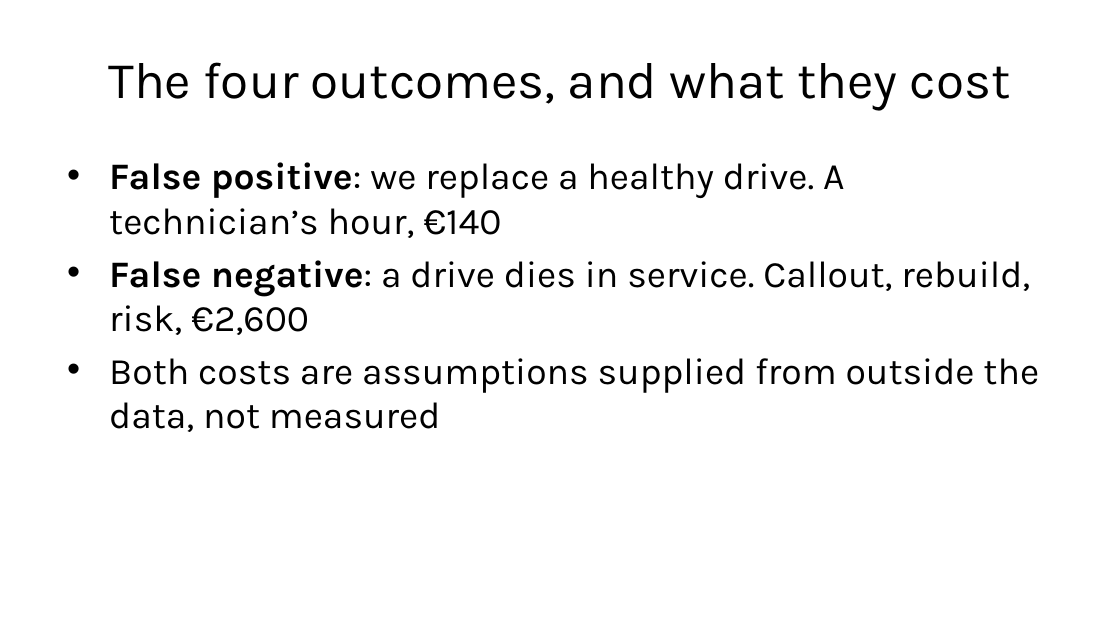
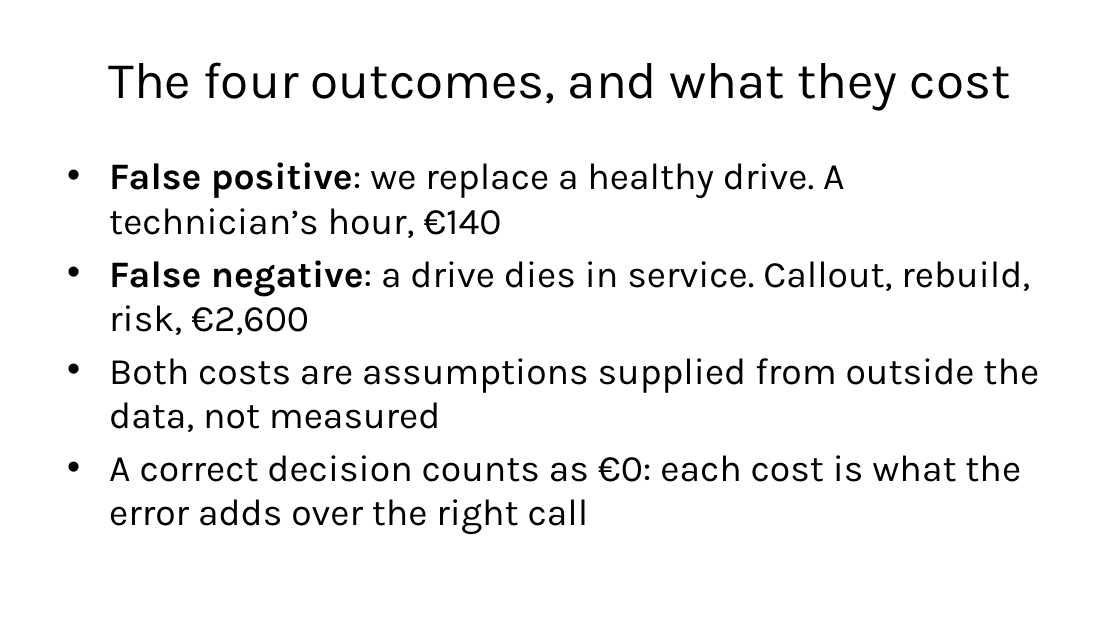
Before and after one commit to fabioantonini/technologies-for-artificial-intelligence, a slide deck: slide 34 of Lessons/04_classification_and_metrics/Slides/classification_and_metrics_slides.pptx (slide 33 before the commit). Drawn at 1120x630 pixels with LibreOffice and Linux fonts; fonts in the diff are those of the drawing; background and template pictures are left out. Boxes give left, top, right and bottom in pixels: in the first picture for what was removed or moved away, otherwise in the second. Text is boxed around its words. In the diff, an @@ line names an element or a change of style, - is before the commit and + after.

```diff
--- a/Lessons/04_classification_and_metrics/Slides/classification_and_metrics_slides.pptx
+++ b/Lessons/04_classification_and_metrics/Slides/classification_and_metrics_slides.pptx
@@ text at (109,455,1021,535): paragraph added @@
+• A correct decision counts as €0: each cost is what the error adds over the right call
```
Also in this commit, not shown: 9 other slides changed, 1 slide added, 17 other files.
